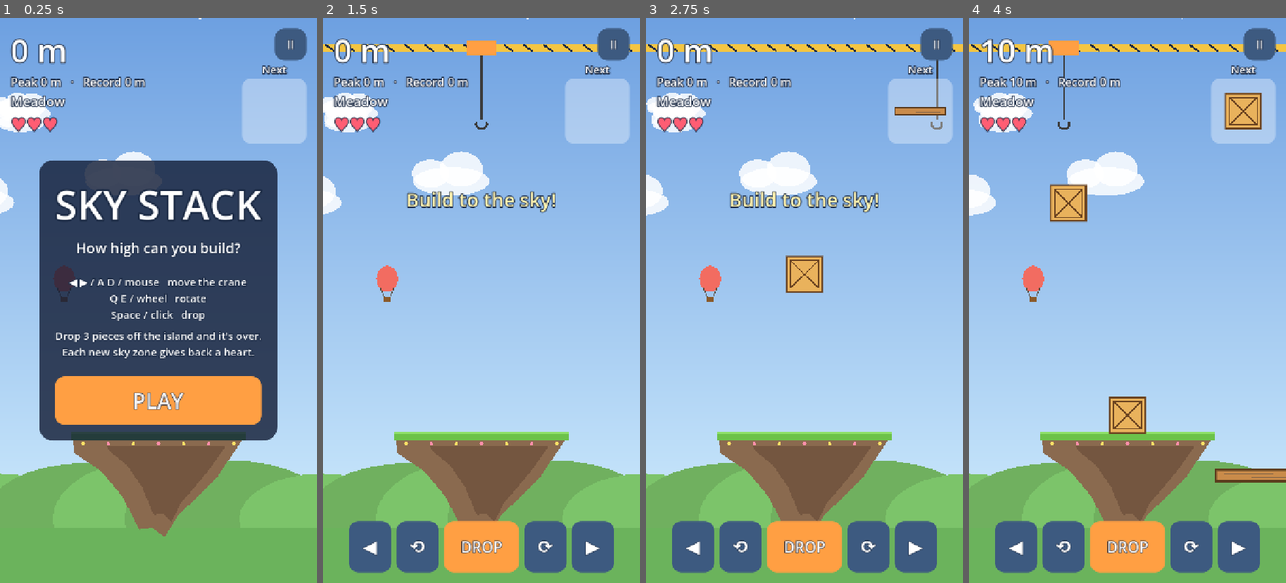
Above: before the commit, frames 1-4 (left to right).
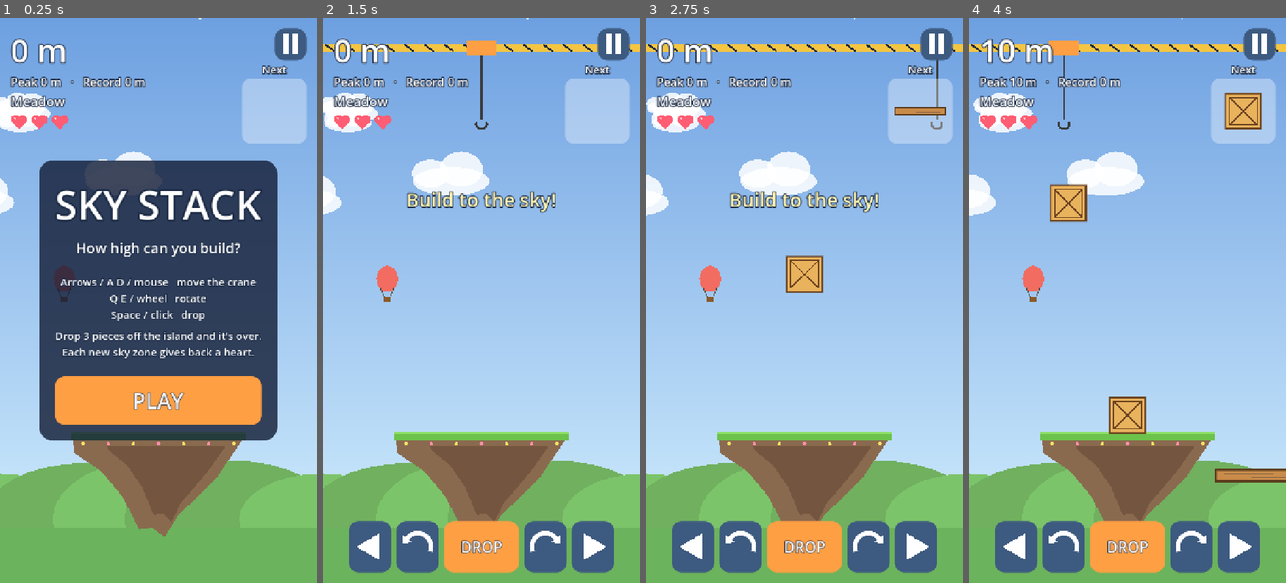
Above: after the commit, the same moments.

Repository: ozsoreq/LaserHeist
Game: Godot game, scene res://scenes/main.tscn
Two runs of this game, one before a commit and one after it. Both use one fixed random seed, a clock stepped at 60 frames per second and the inputs below.
Inputs (mouse positions are in pixels of both pictures, inside the frame that each line leads up to):
- Up to frame 1 (0.25 s): no input
- Up to frame 2 (1.5 s): click (614, 46) at 0.5 s, where only the run before the commit has a clickable "II"; click "PLAY" at 1.25 s
- Up to frame 3 (2.75 s): click (937, 46) at 2.02 s
- Up to frame 4 (4 s): tap Enter at 2.75 s; move the mouse to (1197, 272) at 2.77 s; hold D (move_right) 2.78-3.53 s; hold Space (drop) 2.78-3.53 s; click (1197, 272) at 2.92 s; move the mouse to (1064, 328) at 3.52 s; hold Down from 3.53 s (still down); tap Space (drop) at 3.6 s; click (1064, 328) at 3.67 s

The runs differ from the first frame. In frame 1, 0.9% of the frame differs, in the area x 3-94%, y 2-48%; in frame 2, 1.1%; in frame 3, 1.1%, in the area x 3-94%, y 2-96%; in frame 4, 1.1%.

Commit message:
Add Web export and Vercel config
Prebuilt Godot 4.7.1 Web export (no threads, so no COOP/COEP headers)
in build/web, served by Vercel via vercel.json. Symbol glyphs in the
HUD are now drawn icons, since the web build has no system font
fallback.

Co-Authored-By: Claude Opus 5.5 <noreply@anthropic.com>
Claude-Session: https://claude.ai/code/session_01SNpm98mB823dSWEbSjPQhv

Diff:
--- a/scripts/hud.gd
+++ b/scripts/hud.gd
@@ -10,11 +10,12 @@
 signal pause_pressed
 
 const PreviewScript := preload("res://scripts/piece_preview.gd")
+const IconScript := preload("res://scripts/icon.gd")
 const INK := Color("1b2a44")
 
 var height_label: Label
 var best_label: Label
-var hearts_label: Label
+var hearts: Control
 var zone_label: Label
 var wind_label: Label
 var piece_label: Label
@@ -50,16 +51,22 @@
 	height_label = _label("0 m", 72)
 	best_label = _label("Best 0 m", 26)
 	zone_label = _label("Meadow", 30)
-	hearts_label = _label("", 40, Color("ff5d73"))
 	wind_label = _label("", 28)
-	for l in [height_label, best_label, zone_label, hearts_label, wind_label]:
+	for l in [height_label, best_label, zone_label]:
 		l.horizontal_alignment = HORIZONTAL_ALIGNMENT_LEFT
 		left.add_child(l)
+	hearts = IconScript.new()
+	hearts.kind = "hearts"
+	hearts.custom_minimum_size = Vector2(260, 46)
+	hearts.mouse_filter = Control.MOUSE_FILTER_IGNORE
+	left.add_child(hearts)
+	wind_label.horizontal_alignment = HORIZONTAL_ALIGNMENT_LEFT
+	left.add_child(wind_label)
 
 	var right := VBoxContainer.new()
 	right.mouse_filter = Control.MOUSE_FILTER_IGNORE
 	row.add_child(right)
-	var pause_btn := _button("II", 28)
+	var pause_btn := _icon_button("pause")
 	pause_btn.custom_minimum_size = Vector2(72, 72)
 	pause_btn.size_flags_horizontal = Control.SIZE_SHRINK_END
 	pause_btn.focus_mode = Control.FOCUS_NONE
@@ -104,23 +111,23 @@
 	controls.alignment = BoxContainer.ALIGNMENT_CENTER
 	controls.add_theme_constant_override("separation", 12)
 	root.add_child(controls)
-	var hold_btn := func(text: String, dir: int) -> Button:
-		var b := _button(text, 40)
+	var hold_btn := func(icon: String, dir: int) -> Button:
+		var b := _icon_button(icon)
 		b.button_down.connect(func() -> void: move_held.emit(dir, true))
 		b.button_up.connect(func() -> void: move_held.emit(dir, false))
 		return b
-	controls.add_child(hold_btn.call("◀", -1))
-	var rl := _button("⟲", 40)
+	controls.add_child(hold_btn.call("left", -1))
+	var rl := _icon_button("ccw")
 	rl.pressed.connect(func() -> void: rotate_pressed.emit(-1))
 	controls.add_child(rl)
 	var drop := _button("DROP", 34, Color("ff9f43"))
 	drop.custom_minimum_size.x = 170
 	drop.pressed.connect(func() -> void: drop_pressed.emit())
 	controls.add_child(drop)
-	var rr := _button("⟳", 40)
+	var rr := _icon_button("cw")
 	rr.pressed.connect(func() -> void: rotate_pressed.emit(1))
 	controls.add_child(rr)
-	controls.add_child(hold_btn.call("▶", 1))
+	controls.add_child(hold_btn.call("right", 1))
 	for b in controls.get_children():
 		(b as Button).focus_mode = Control.FOCUS_NONE
 		if (b as Button).custom_minimum_size.x < 100:
@@ -136,10 +143,10 @@
 func update_stats(height_m: float, peak_m: float, best_m: float, lives: int, zone: String, wind: float) -> void:
 	height_label.text = "%d m" % int(round(height_m))
 	best_label.text = "Peak %d m   ·   Record %d m" % [int(round(peak_m)), int(round(best_m))]
-	hearts_label.text = "♥".repeat(maxi(lives, 0))
+	hearts.count = maxi(lives, 0)
 	zone_label.text = zone
 	if absf(wind) > 0.05:
-		var arrow := "→" if wind > 0 else "←"
+		var arrow := ">" if wind > 0 else "<"
 		wind_label.text = "Wind " + arrow.repeat(clampi(int(absf(wind) * 3.0) + 1, 1, 3))
 	else:
 		wind_label.text = ""
@@ -184,7 +191,7 @@
 	v.add_child(_label("SKY STACK", 92, Color.WHITE, 16))
 	v.add_child(_label("How high can you build?", 32))
 	v.add_child(_spacer(10))
-	v.add_child(_label("◀ ▶ / A D / mouse   move the crane\nQ E / wheel   rotate\nSpace / click   drop", 24))
+	v.add_child(_label("Arrows / A D / mouse   move the crane\nQ E / wheel   rotate\nSpace / click   drop", 24))
 	v.add_child(_label("Drop 3 pieces off the island and it's over.\nEach new sky zone gives back a heart.", 24))
 	if best_m > 0:
 		v.add_child(_label("Record: %d m" % int(round(best_m)), 34, Color("fff3b0")))
@@ -273,6 +280,17 @@
 	return l
 
 
+func _icon_button(icon: String) -> Button:
+	var b := _button("", 20)
+	b.custom_minimum_size = Vector2(72, 72)
+	var ic := IconScript.new()
+	ic.kind = icon
+	ic.set_anchors_preset(Control.PRESET_FULL_RECT)
+	ic.mouse_filter = Control.MOUSE_FILTER_IGNORE
+	b.add_child(ic)
+	return b
+
+
 func _button(text: String, font_size: int, color := Color("3d5a80")) -> Button:
 	var b := Button.new()
 	b.text = text
--- /dev/null
+++ b/scripts/icon.gd
@@ -0,0 +1,50 @@
+extends Control
+## Vector icons drawn in code, so they look the same on every platform
+## (the web build has no system font fallback for symbol glyphs).
+
+var kind := "heart":
+	set(v):
+		kind = v
+		queue_redraw()
+var count := 1:
+	set(v):
+		count = v
+		queue_redraw()
+var color := Color.WHITE
+
+
+func _draw() -> void:
+	var c := size * 0.5
+	var r := minf(size.x, size.y) * 0.32
+	match kind:
+		"hearts":
+			var hs := size.y * 0.42
+			for i in count:
+				_heart(Vector2(hs + i * hs * 2.4, size.y * 0.5), hs)
+		"left", "right":
+			var s := -1.0 if kind == "left" else 1.0
+			draw_colored_polygon(PackedVector2Array([
+				c + Vector2(r * s, 0), c + Vector2(-r * 0.7 * s, -r), c + Vector2(-r * 0.7 * s, r)]), color)
+		"ccw", "cw":
+			var s := -1.0 if kind == "ccw" else 1.0
+			var a0 := -PI * 0.5 - 1.9 * s
+			var a1 := -PI * 0.5 + 0.9 * s
+			draw_arc(c, r, minf(a0, a1), maxf(a0, a1), 24, color, r * 0.32, true)
+			var tip := c + Vector2.from_angle(a1) * r
+			var dir := Vector2.from_angle(a1 + PI * 0.5 * s)
+			var side := dir.orthogonal()
+			draw_colored_polygon(PackedVector2Array([
+				tip + dir * r * 0.55, tip + side * r * 0.45, tip - side * r * 0.45]), color)
+		"pause":
+			draw_rect(Rect2(c + Vector2(-r * 0.7, -r), Vector2(r * 0.5, r * 2)), color)
+			draw_rect(Rect2(c + Vector2(r * 0.2, -r), Vector2(r * 0.5, r * 2)), color)
+
+
+func _heart(p: Vector2, s: float) -> void:
+	var col := Color("ff5d73")
+	var k := s * 0.85
+	draw_circle(p + Vector2(-k * 0.52, -k * 0.35), k * 0.62, col)
+	draw_circle(p + Vector2(k * 0.52, -k * 0.35), k * 0.62, col)
+	draw_colored_polygon(PackedVector2Array([
+		p + Vector2(-k * 1.12, -k * 0.15), p + Vector2(k * 1.12, -k * 0.15), p + Vector2(0, k * 1.05)]), col)
+	draw_circle(p + Vector2(-k * 0.6, -k * 0.55), k * 0.16, Color(1, 1, 1, 0.7))
Not shown, added: export_presets.cfg
Not shown, added: scripts/icon.gd.uid
Not shown, added: tests/screenshots.gd.uid
Not shown, added: vercel.json
Not shown, changed: README.md
Not shown, added: build/web/index.apple-touch-icon.png
Not shown, added: build/web/index.audio.position.worklet.js
Not shown, added: build/web/index.audio.worklet.js
Not shown, added: build/web/index.html
Not shown, added: build/web/index.icon.png
Not shown, added: build/web/index.js
Not shown, added: build/web/index.pck
(and 2 more such lines)
